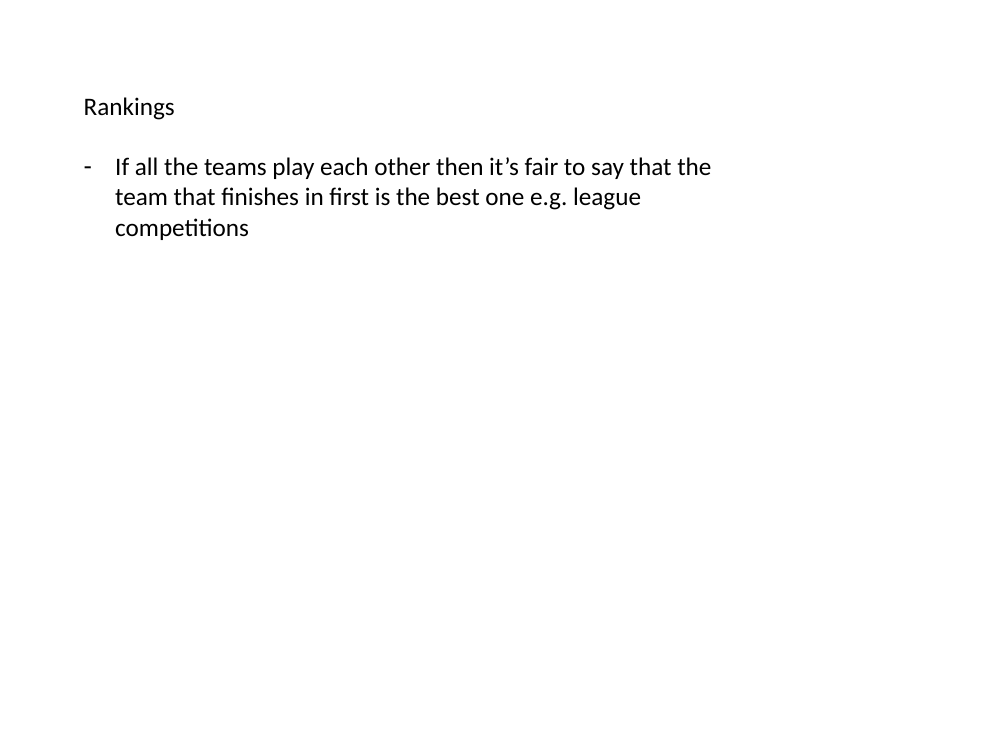
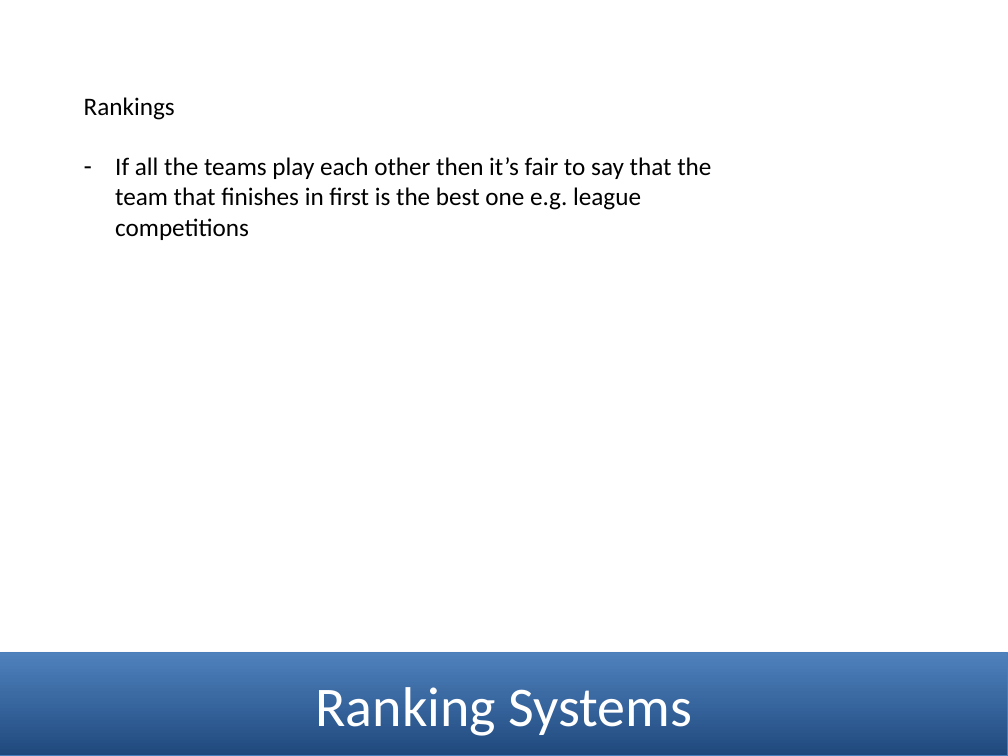
Before and after one commit to mneedham/ranking-algorithms, a slide deck: slide 35 of data-science-london.pptx. Drawn at 1008x756 pixels with LibreOffice and Linux fonts; fonts in the diff are those of the drawing. Boxes give left, top, right and bottom in pixels: in the first picture for what was removed or moved away, otherwise in the second. Text is boxed around its words. In the diff, an @@ line names an element or a change of style, - is before the commit and + after.

```diff
--- a/data-science-london.pptx
+++ b/data-science-london.pptx
@@ rectangle added at box(0, 652, 1008, 756), fill gradient #1F497D to #4F81BD, outline #4B7EBC 0.75 pt, 40 pt, text #FFFFFF @@
+Ranking Systems
```
Also in this commit, not shown: 1 other slide changed, 13 slides added, 3 slides removed, 4 other files.
